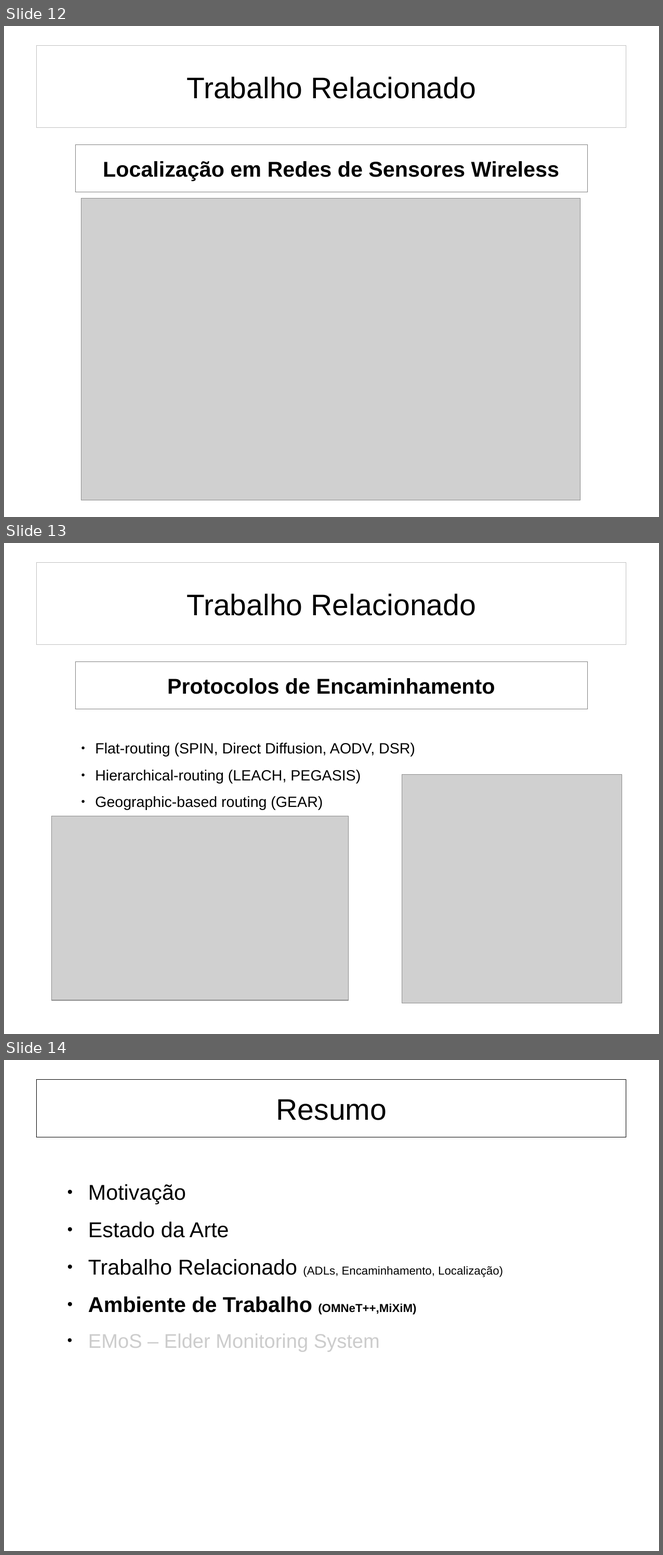
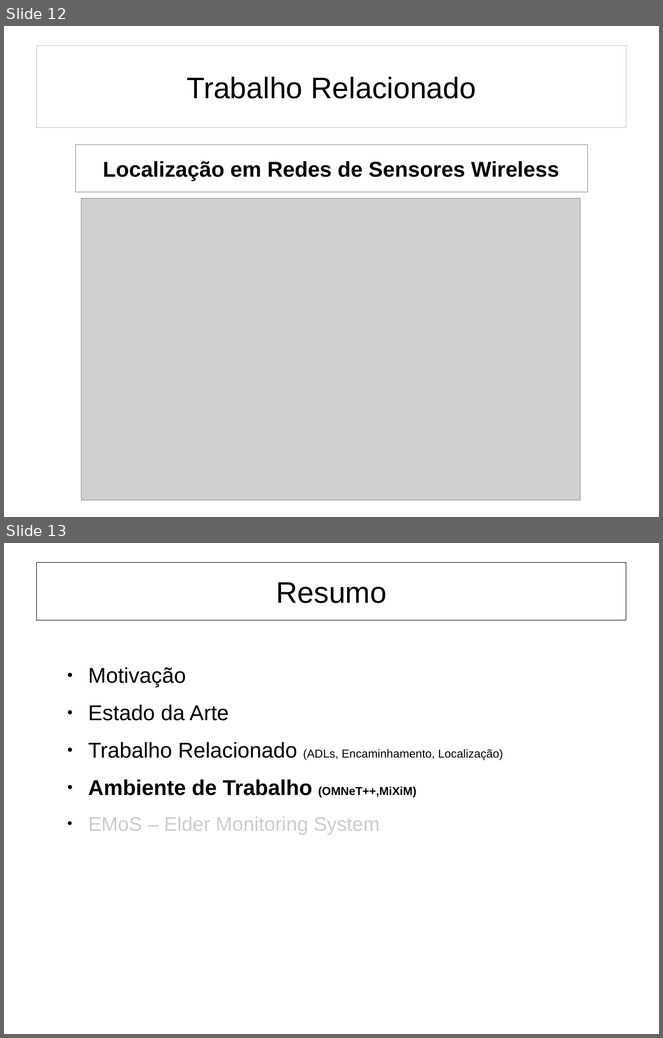
Before and after one commit to mnobrega/Tese, a slide deck: presentation/thesis_presentation.odp. Shown one above the other, each under a label of ours: slides 12, 13 and 14 before the commit, slides 12 and 13 after it. The pictures are 663x1555 and 663x1038 pixels, drawn with LibreOffice and Linux fonts; fonts in the diff are those of the drawing; grey boxes stand for pictures. Boxes give left, top, right and bottom in pixels: in the first picture for what was removed or moved away, otherwise in the second. Text is boxed around its words. In the diff, an @@ line names an element or a change of style, - is before the commit and + after.

Commit message:
More reductions on the presentation.

```diff
--- a/presentation/thesis_presentation.odp
+++ b/presentation/thesis_presentation.odp
@@ slide 13 removed at bbox=[4, 543, 659, 1034], background #FFFFFF @@
@@ title removed at bbox=[37, 563, 626, 645] @@
-Trabalho Relacionado
@@ rectangle removed at bbox=[75, 662, 588, 709] @@
-Protocolos de Encaminhamento
@@ text removed at bbox=[95, 743, 415, 810] @@
-● Flat-routing (SPIN, Direct Diffusion, AODV, DSR)
-● Hierarchical-routing (LEACH, PEGASIS)
-● Geographic-based routing (GEAR)
@@ picture removed at bbox=[402, 775, 622, 1004] @@
@@ picture removed at bbox=[51, 817, 349, 1001] @@
@@ what was slide 14 is now slide 13 @@
```
